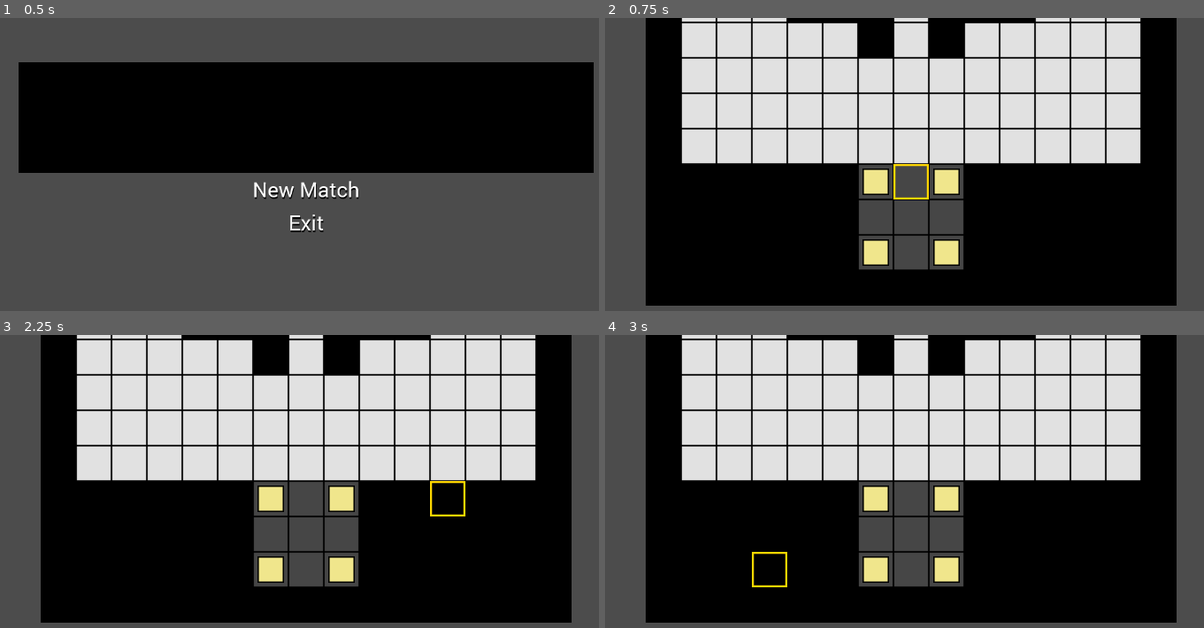
Above: before the commit, frames 1-4 (two rows, left to right).
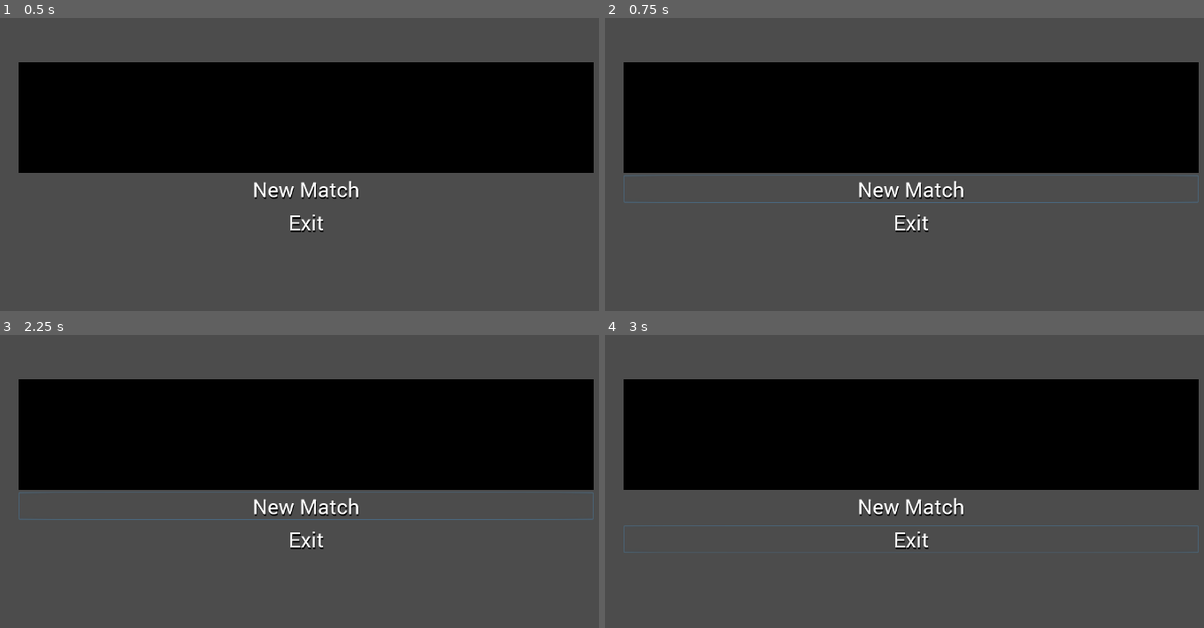
Above: after the commit, the same moments.

Repository: Taleshire/schachpira
Game: Godot game, scene res://assets/scenes/Main.tscn
Same seed, same stepped clock (60 frames per second), same inputs: the game is played once before the commit and once after it.
Inputs (mouse positions are in pixels of both pictures, inside the frame that each line leads up to):
- Up to frame 1 (0.5 s): no input
- Up to frame 2 (0.75 s): click "New Match" at 0.5 s
- Up to frame 3 (2.25 s): click (305, 504) at 1.25 s, where only the run after the commit has a clickable "New Match"; tap Enter at 2 s; move the mouse to (461, 513) at 2.02 s; hold Right (ui_right) from 2.03 s (still down); click (461, 513) at 2.1 s
- Up to frame 4 (3 s): tap Space at 2.75 s; move the mouse to (766, 554) at 2.77 s; release Right (ui_right) at 2.78 s; hold Down (ui_down) from 2.78 s (still down); right-click (766, 554) at 2.85 s

Frame 1 is identical in both runs. In frame 2, 80% of the frame differs, in the area x 3-100%, y 0-99%; in frame 3, 80%; in frame 4, 80%.

Commit message:
custom tokens for teams

Diff:
--- a/assets/scenes/Main.tscn
+++ b/assets/scenes/Main.tscn
@@ -33,7 +33,6 @@
 size_flags_vertical = 1
 alignment = 0
 script = ExtResource( 1 )
-_sections_unfolded = [ "Margin" ]
 
 [node name="Logo" type="TextureRect" parent="Menu"]
 anchor_left = 0.0
@@ -50,7 +49,6 @@
 size_flags_vertical = 1
 texture = ExtResource( 2 )
 stretch_mode = 4
-_sections_unfolded = [ "Rect" ]
 
 [node name="CenterRow" type="HBoxContainer" parent="Menu"]
 anchor_left = 0.0
@@ -67,7 +65,6 @@
 size_flags_horizontal = 1
 size_flags_vertical = 3
 alignment = 0
-_sections_unfolded = [ "Size Flags" ]
 
 [node name="Buttons" type="VBoxContainer" parent="Menu/CenterRow"]
 anchor_left = 0.0
@@ -84,13 +81,15 @@
 size_flags_vertical = 1
 custom_constants/separation = 10
 alignment = 0
-_sections_unfolded = [ "Custom Constants", "Size Flags" ]
 
 [node name="NewMatch" parent="Menu/CenterRow/Buttons" instance=ExtResource( 3 )]
 anchor_right = 0.0
 anchor_bottom = 0.0
 margin_right = 1040.0
 margin_bottom = 50.0
+focus_mode = -2
+action_mode = -1
+enabled_focus_mode = -2
 
 [node name="Exit" parent="Menu/CenterRow/Buttons" instance=ExtResource( 3 )]
 editor/display_folded = true
@@ -99,11 +98,13 @@
 margin_top = 60.0
 margin_right = 1040.0
 margin_bottom = 110.0
+focus_mode = -2
+action_mode = -1
+enabled_focus_mode = -2
 
 [node name="Label" parent="Menu/CenterRow/Buttons/Exit" index="0"]
 text = "Exit
 "
-_sections_unfolded = [ "Custom Colors", "Custom Constants", "Custom Fonts", "custom_fonts/font" ]
 
 [connection signal="pressed" from="Menu/CenterRow/Buttons/NewMatch" to="Menu" method="_on_new_match_pressed"]
 [connection signal="pressed" from="Menu/CenterRow/Buttons/Exit" to="Menu" method="_on_exit_pressed"]
--- a/assets/scenes/maps/Map.tscn
+++ b/assets/scenes/maps/Map.tscn
@@ -30,32 +30,28 @@
 
 [node name="StartPosition1" parent="." instance=ExtResource( 3 )]
 position = Vector2( 416, 864 )
-SIDE = 1
 
 [node name="StartPosition2" parent="." instance=ExtResource( 3 )]
 position = Vector2( 544, 864 )
-SIDE = 1
 
 [node name="StartPosition3" parent="." instance=ExtResource( 3 )]
 position = Vector2( 416, 992 )
-SIDE = 1
 
 [node name="StartPosition4" parent="." instance=ExtResource( 3 )]
 position = Vector2( 544, 992 )
-SIDE = 1
 
 [node name="StartPosition5" parent="." instance=ExtResource( 3 )]
 position = Vector2( 416, 96 )
-SIDE = 1
+SIDE = 2
 
 [node name="StartPosition6" parent="." instance=ExtResource( 3 )]
 position = Vector2( 544, 96 )
-SIDE = 1
+SIDE = 2
 
 [node name="StartPosition7" parent="." instance=ExtResource( 3 )]
 position = Vector2( 416, 224 )
-SIDE = 1
+SIDE = 2
 
 [node name="StartPosition8" parent="." instance=ExtResource( 3 )]
 position = Vector2( 544, 224 )
-SIDE = 1
+SIDE = 2
--- a/assets/scenes/utils/StartPosition.tscn
+++ b/assets/scenes/utils/StartPosition.tscn
@@ -4,4 +4,4 @@
 
 [node name="StartPosition" type="Position2D"]
 script = ExtResource( 1 )
-side = 1
+SIDE = 1
--- a/assets/scripts/global.gd
+++ b/assets/scripts/global.gd
@@ -20,8 +20,8 @@
 	tokens["silver"] = {
 		scene = preload("res://assets/scenes/tokens/Silver.tscn")}
 
-func new_match(_map_id, _token_ids):
-	map_id = _map_id
-	token_ids = _token_ids
+func new_match(_map : String, _tokens : Array):
+	map_id = _map
+	token_ids = _tokens
 	var err = get_tree().change_scene("res://assets/scenes/Match.tscn")
 	print("NEW MATCH")
--- a/assets/scripts/map.gd
+++ b/assets/scripts/map.gd
@@ -73,6 +73,19 @@
 
 func get_camera_start_position() -> Vector2:
 	return map_to_world_centered(CAMERA)
+
+func get_start_positions(_side: int) -> Array:
+	var positions : Array = []
+	for p in start_positions:
+		if start_positions.SIDE == _side:
+			positions.append(p)
+	return positions
+
+func get_next_start_position(_side : int) -> Position2D:
+	for p in start_positions:
+		if p.SIDE == _side and p.is_free:
+			return p
+	return null
 
 # P R I V A T E   F U N C T I O N S
 
--- a/assets/scripts/match.gd
+++ b/assets/scripts/match.gd
@@ -53,18 +53,22 @@
 
 func _load_tokens():
 	var positions = map.start_positions
-	for i in range(positions.size()):
-		var p = positions[i]
-		var t = global.token_ids[i]
-		_load_token(t, p.SIDE, p.position)
+	for t in global.token_ids:
+		var p = map.get_next_start_position(t[0])
+		if !p:
+			continue
+		var token = t[1]
+		_place_token(token, p.SIDE, p)
 
-func _load_token(var _id : String, _side : int,  _position : Vector2):
+func _place_token(var _id : String, _side : int,  _position : Position2D):
 	var token = global.tokens[_id].scene.instance()
 	token.SIDE = _side
-	token.position = _position
-	map.block_cell(map.world_to_map(_position))
+	token.position = _position.position
+	_position.is_free = false
+	map.block_cell(map.world_to_map(_position.position))
+
+	token_container.add_child(token)
 	print("Token: ", _id, " at ", _position, " for side ", _side)
-	token_container.add_child(token)
 
 func _load_map() -> void:
 	map = global.maps[global.map_id].scene.instance()
--- a/assets/scripts/menu.gd
+++ b/assets/scripts/menu.gd
@@ -4,20 +4,14 @@
 	# CHOOS MAP
 	var map = "standard"
 
-	# CHOOSE TOKENS
 	var tokens = [
-
-		# TEAM 1
-		"gold",
-		"gold",
-		"gold",
-		"gold",
-
-		# TEAM 2
-		"silver",
-		"silver",
-		"silver",
-		"silver",
+		[1, "gold"],
+		[1, "gold"],
+		[2, "silver"],
+		[2, "gold"],
+		[2, "silver"],
+		[2, "silver"],
+		[2, "silver"],
 	]
 
 	# LOAD MATCH
--- a/assets/scripts/start_position.gd
+++ b/assets/scripts/start_position.gd
@@ -1,6 +1,4 @@
 extends Position2D
 
-export(int) var SIDE = 1
-
-func place_stone(var _stone : Sprite) -> void:
-	_stone.position = position
+export(int) var SIDE : int= 1
+var is_free : bool = true
--- a/project.godot
+++ b/project.godot
@@ -24,7 +24,6 @@
 
 window/size/width=1280
 window/size/height=720
-window/size/resizable=false
 
 [input]
 
@@ -113,6 +112,14 @@
  ]
 }
 
+[physics]
+
+3d/physics_engine="GodotPhysics"
+
+[preloaded_editor_module]
+
+editor/plugins/animation_tree_editor="AnimationTreeEditor.dll"
+
 [rendering]
 
 quality/intended_usage/framebuffer_allocation=0
